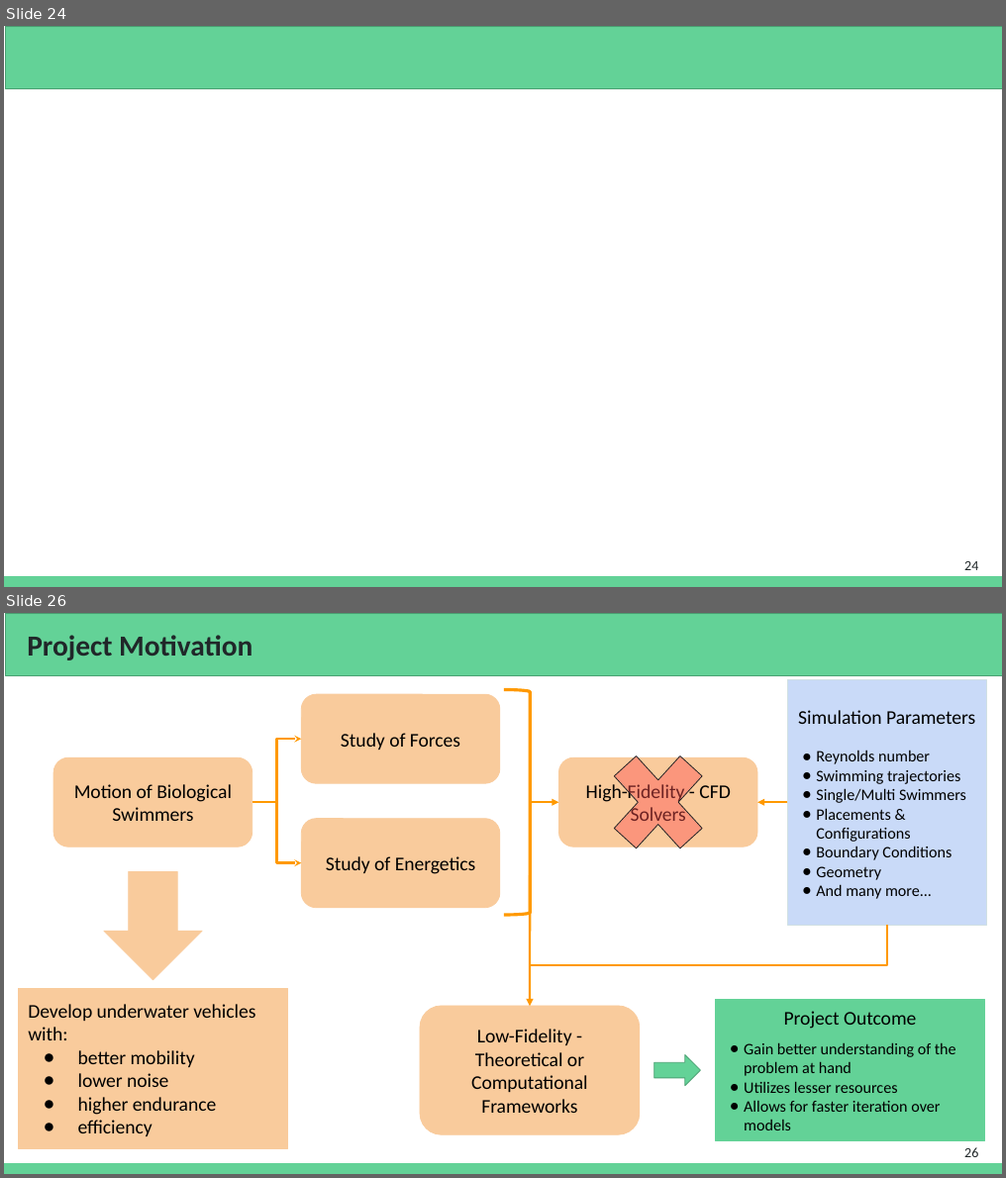
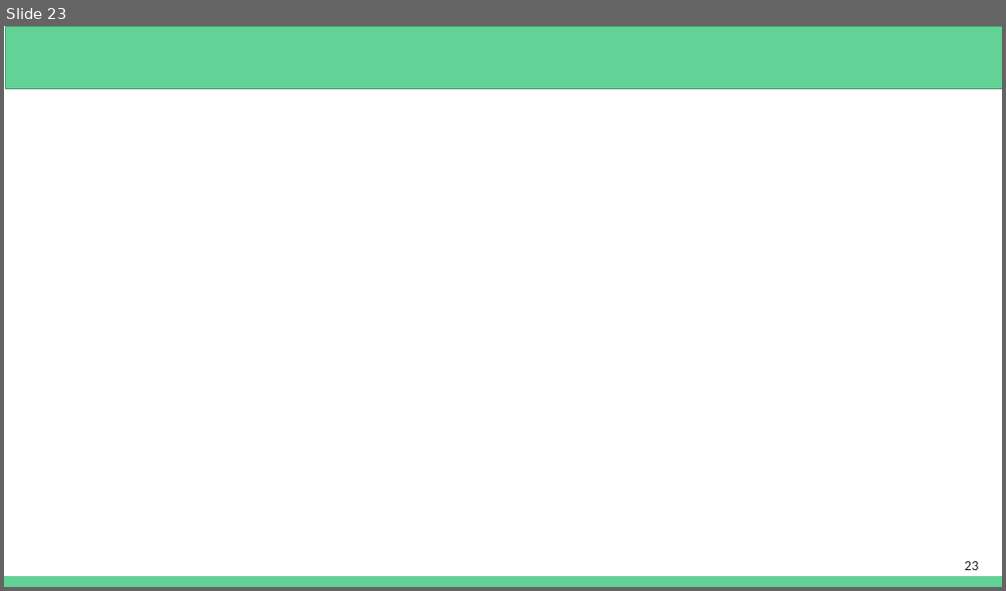
Before and after one commit to Prajwal-Prathiksh/ddp-thesis, a slide deck: report/DDP Stage I - 2022.pptx. Shown one above the other, each under a label of ours: slides 24 and 26 before the commit, slide 23 after it; the slides between them are not shown. The pictures are 1006x1178 and 1006x591 pixels, drawn with LibreOffice and Linux fonts; fonts in the diff are those of the drawing. Boxes give left, top, right and bottom in pixels: in the first picture for what was removed or moved away, otherwise in the second. Text is boxed around its words. In the diff, an @@ line names an element or a change of style, - is before the commit and + after.

```diff
--- a/report/DDP Stage I - 2022.pptx
+++ b/report/DDP Stage I - 2022.pptx
@@ slide 26 removed at <box>4,613,1002,1174</box>, background #FFFFFF; not listed: 1 template element that a slide beside it also shows @@
@@ rectangle removed at <box>5,613,1002,676</box> @@
@@ title removed at <box>27,635,252,661</box> @@
-Project Motivation
@@ rounded rectangle removed at <box>301,694,500,783</box> @@
-Study of Forces
@@ right bracket removed at <box>504,690,531,916</box> @@
@@ rectangle removed at <box>788,679,986,925</box> @@
-Simulation Parameters
-● Reynolds number
-● Swimming trajectories
-● Single/Multi Swimmers
-● Placements & Configurations
-● Boundary Conditions
-● Geometry
-● And many more...
@@ rounded rectangle removed at <box>54,758,252,847</box> @@
-Motion of Biological Swimmers
@@ elbow arrow removed from (252, 802) to (301, 739) @@
@@ rounded rectangle removed at <box>558,758,757,847</box> @@
-High-Fidelity - CFD Solvers
@@ cross removed at <box>595,733,721,872</box> @@
@@ elbow arrow removed from (252, 802) to (301, 863) @@
@@ rounded rectangle removed at <box>301,819,500,908</box> @@
-Study of Energetics
@@ arrow removed from (531, 802) to (530, 1006) @@
@@ arrow removed from (531, 802) to (558, 802) @@
@@ arrow removed from (788, 802) to (757, 802) @@
@@ down arrow removed at <box>104,872,202,980</box> @@
@@ elbow arrow removed from (887, 925) to (530, 1006) @@
@@ rectangle removed at <box>18,989,288,1149</box> @@
-Develop underwater vehicles with:
-● better mobility
-● lower noise
-● higher endurance
-● efficiency
@@ rounded rectangle removed at <box>420,1006,640,1135</box> @@
-Low-Fidelity - Theoretical or Computational Frameworks
@@ rectangle removed at <box>715,1000,985,1141</box> @@
-Project Outcome
-● Gain better understanding of the problem at hand
-● Utilizes lesser resources
-● Allows for faster iteration over models
@@ right arrow removed at <box>654,1056,701,1086</box> @@
@@ page number removed at <box>964,1148,978,1157</box> @@
-26
@@ what was slide 24 is now slide 23 @@
@@ page number at <box>964,562,978,570</box>: text changed @@
-24
+23
```
Also in this commit, not shown: 5 slides changed, 3 slides added, 6 other slides removed.
